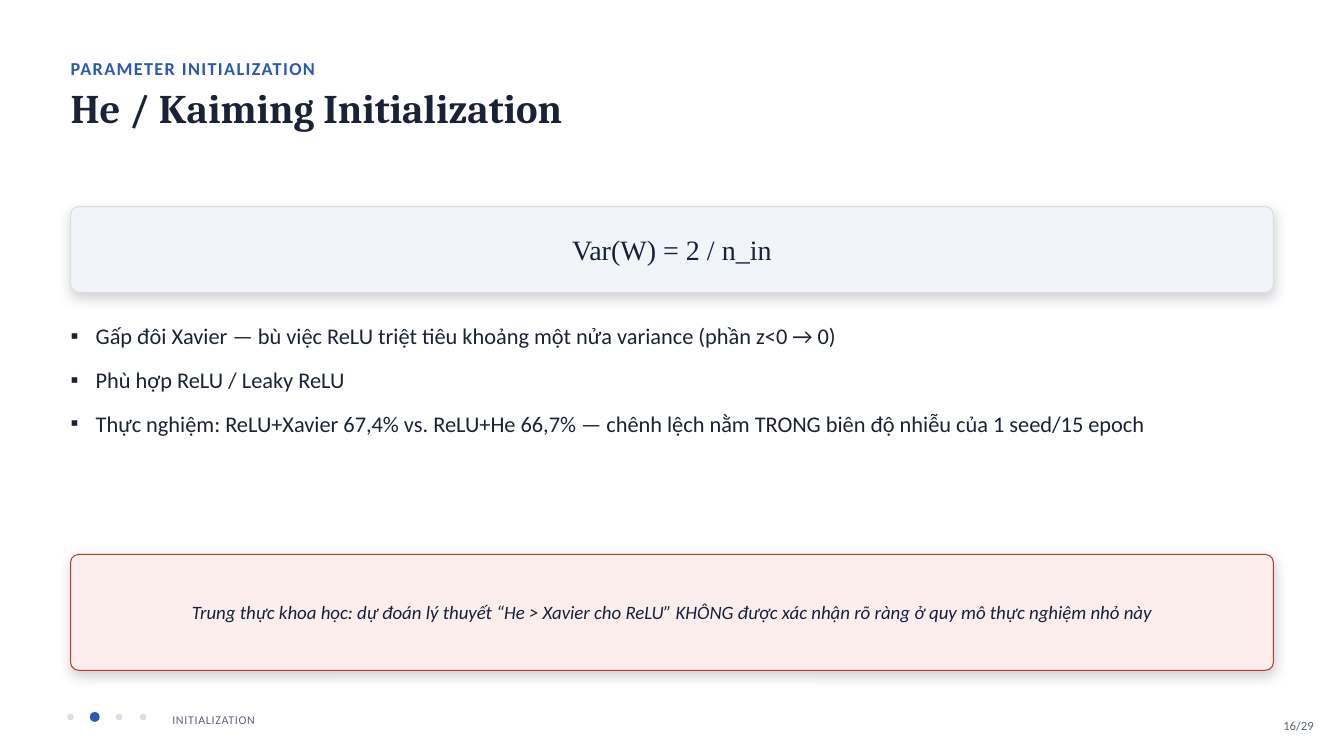
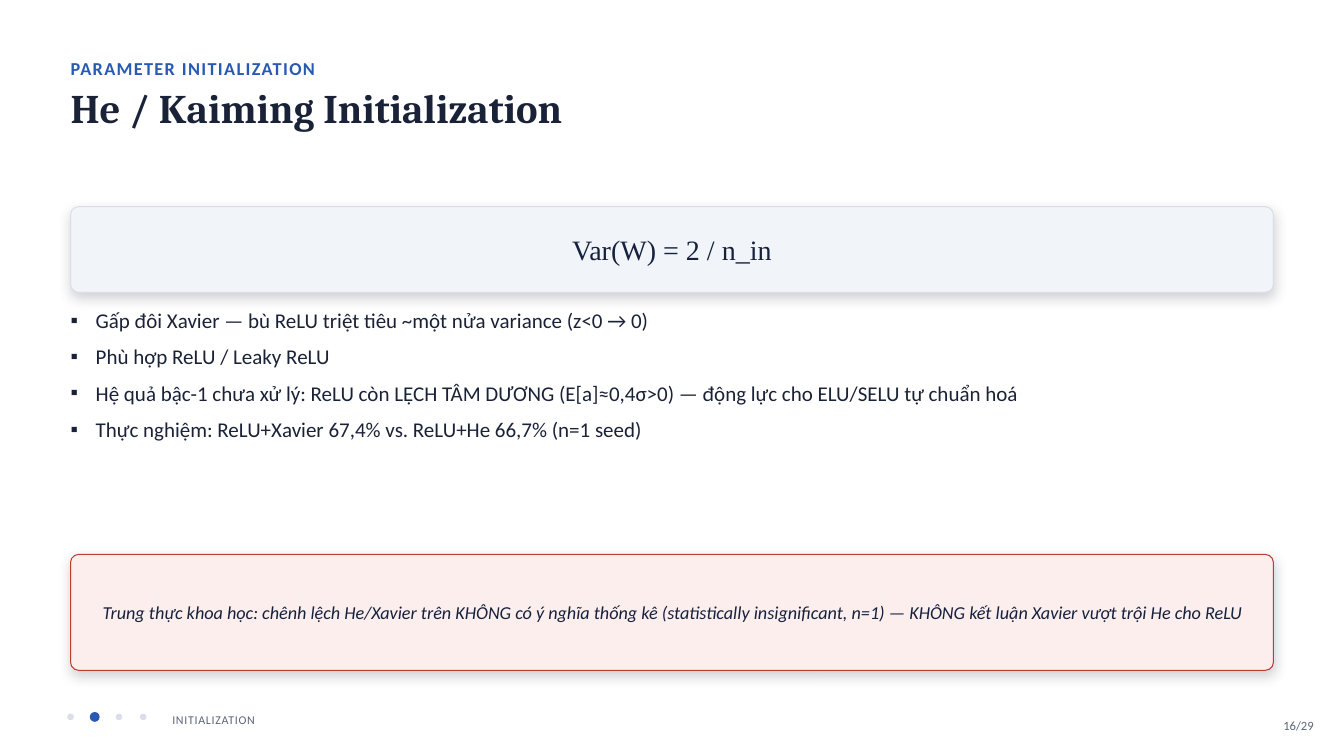
Before and after one commit to quankane/latex-web, a slide deck: slide 16 of report/Slide_Backprop_Initialization.pptx. Drawn at 1344x756 pixels with LibreOffice and Linux fonts; fonts in the diff are those of the drawing. Boxes give left, top, right and bottom in pixels: in the first picture for what was removed or moved away, otherwise in the second. Text is boxed around its words. In the diff, an @@ line names an element or a change of style, - is before the commit and + after.

```diff
--- a/report/Slide_Backprop_Initialization.pptx
+++ b/report/Slide_Backprop_Initialization.pptx
@@ text "Gấp đôi Xavier — bù ...": place and size @@
-text "Gấp đôi Xavier — bù ..." at box(96, 327, 1144, 436)
+text "Gấp đôi Xavier — bù ..." at box(96, 312, 1017, 441)
@@ text at box(96, 312, 648, 332): text changed; size 16 to 15 pt @@
-▪ Gấp đôi Xavier — bù việc ReLU triệt tiêu khoảng một nửa variance (phần z<0 → 0)
+▪ Gấp đôi Xavier — bù ReLU triệt tiêu ~một nửa variance (z<0 → 0)
@@ text at box(96, 349, 329, 368): size 16 to 15 pt in "Phù hợp ReLU / Leaky ReLU"; less space between paragraphs @@
@@ text at box(96, 383, 1017, 441): text changed; size 16 to 15 pt @@
-▪ Thực nghiệm: ReLU+Xavier 67,4% vs. ReLU+He 66,7% — chênh lệch nằm TRONG biên độ nhiễu của 1 seed/15 epoch
+▪ Hệ quả bậc-1 chưa xử lý: ReLU còn LỆCH TÂM DƯƠNG (E[a]≈0,4σ>0) — động lực cho ELU/SELU tự chuẩn hoá
+▪ Thực nghiệm: ReLU+Xavier 67,4% vs. ReLU+He 66,7% (n=1 seed)
@@ text at box(103, 604, 1242, 622): text changed; size 13.5 to 13 pt @@
-Trung thực khoa học: dự đoán lý thuyết “He > Xavier cho ReLU” KHÔNG được xác nhận rõ ràng ở quy mô thực nghiệm nhỏ này
+Trung thực khoa học: chênh lệch He/Xavier trên KHÔNG có ý nghĩa thống kê (statistically insignificant, n=1) — KHÔNG kết luận Xavier vượt trội He cho ReLU
```
Also in this commit, not shown: 7 other slides changed, 10 other files.
